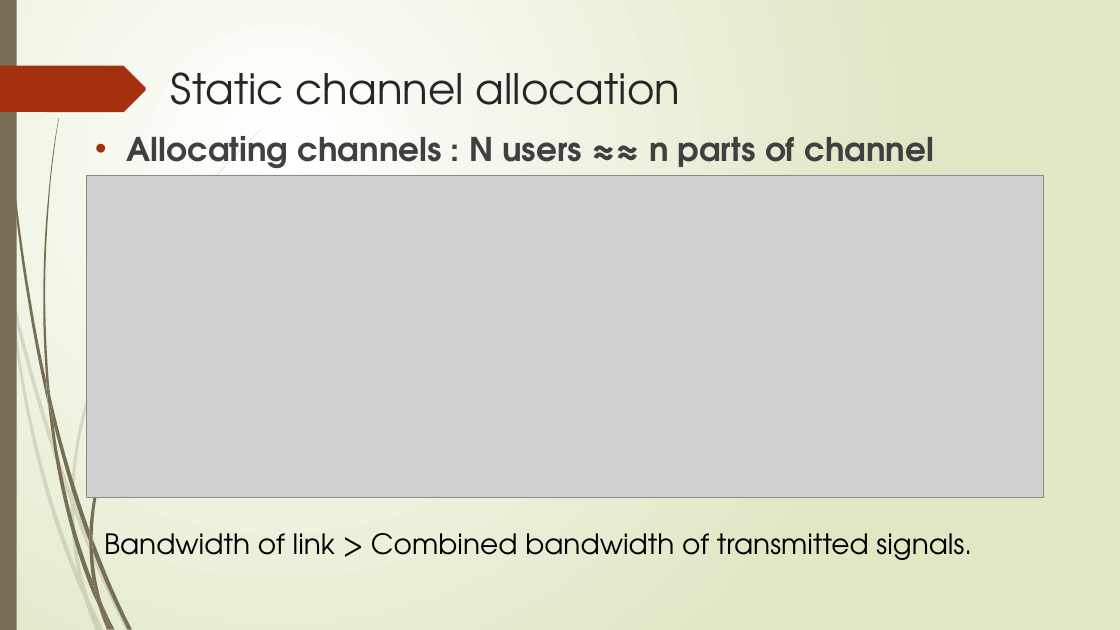
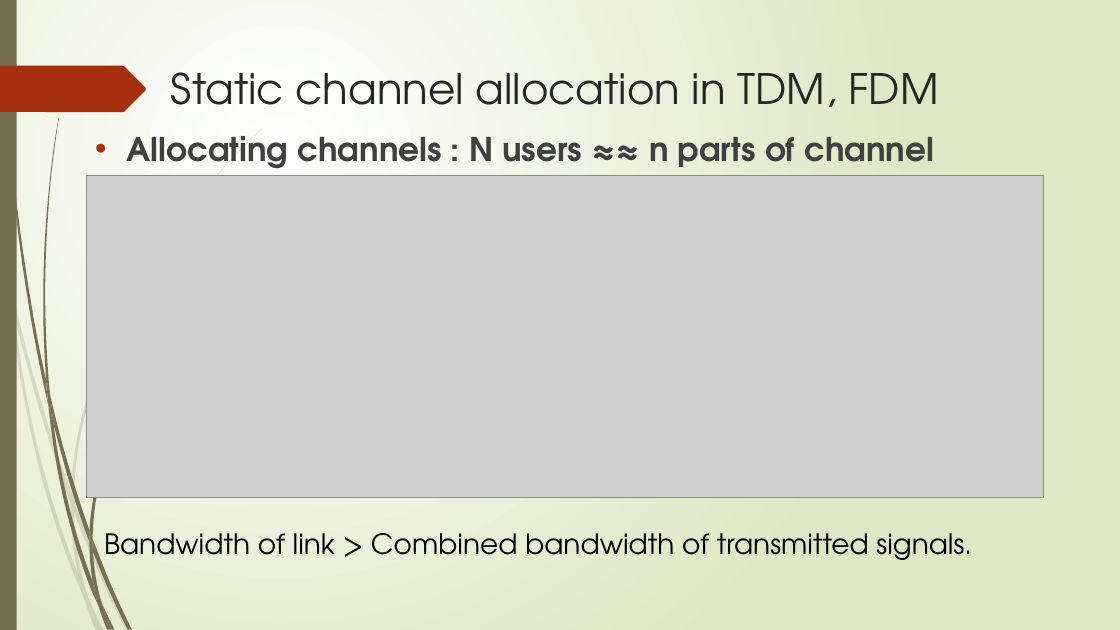
Before and after one commit to debopriyodjghosh/Channel-allocation-web-app, a slide deck: slide 5 of Docs/ppt.pptx. Drawn at 1120x630 pixels with LibreOffice and Linux fonts; fonts in the diff are those of the drawing; grey boxes stand for pictures. Boxes give left, top, right and bottom in pixels: in the first picture for what was removed or moved away, otherwise in the second. Text is boxed around its words. In the diff, an @@ line names an element or a change of style, - is before the commit and + after.

```diff
--- a/Docs/ppt.pptx
+++ b/Docs/ppt.pptx
@@ title at bbox=[171, 72, 938, 107]: text changed @@
-Static channel allocation
+Static channel allocation in TDM, FDM
```
Also in this commit, not shown: 6 other slides changed, 7 slides added, 2 other files.
